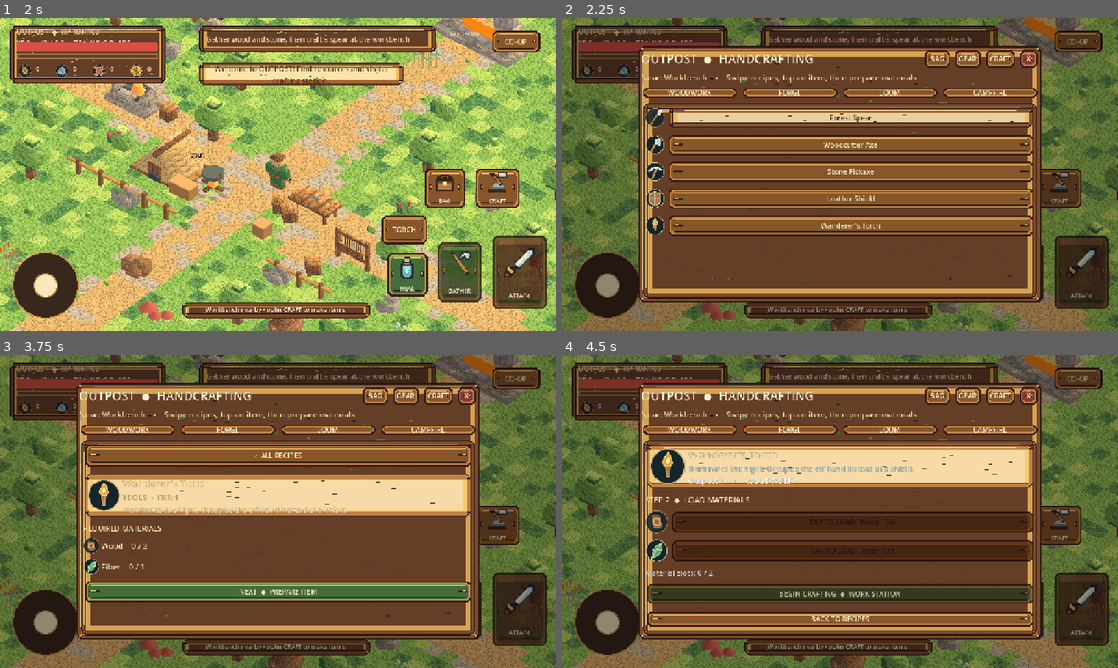
Above: before the commit, frames 1-4 (two rows, left to right).
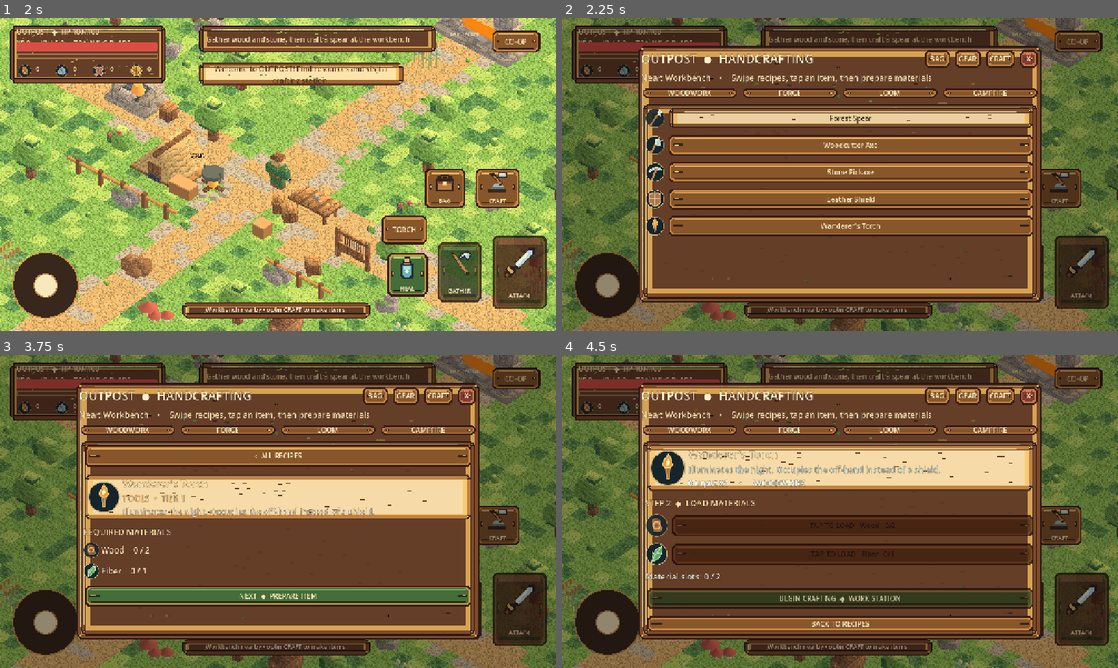
Above: after the commit, the same moments.

Repository: Smurfis/outpost-rpg
Game: Godot game, scene res://scenes/ui/company_splash.tscn
Same seed, same stepped clock (60 frames per second), same inputs: the game is played once before the commit and once after it.
Inputs (mouse positions are in pixels of both pictures, inside the frame that each line leads up to):
- Up to frame 1 (2 s): tap Enter at 0.5 s; move the mouse to (400, 158) at 0.52 s; hold D 0.53-1.25 s; tap E at 0.6 s; click (400, 158) at 0.67 s; tap Space at 0.77, 1.07 s; drag from (166, 190) to (250, 237) at 1.27 s
- Up to frame 2 (2.25 s): move the mouse to (895, 105) at 2.02 s; hold D (outpost_right) from 2.03 s (still down); hold C (outpost_craft) from 2.03 s (still down)
- Up to frame 3 (3.75 s): release D (outpost_right) at 2.75 s; release C (outpost_craft) at 2.75 s; click "CO-OP" at 2.75 s; click "TORCH" at 3.5 s
- Up to frame 4 (4.5 s): click "NEXT ◆ PREPARE ITEM" at 4.25 s

Frame 1 is identical in both runs. In frame 2, 5.9% of the frame differs, in the area x 14-86%, y 11-70%; in frame 3, 9.3%; in frame 4, 17%, in the area x 14-86%, y 11-89%.

Commit message:
ui(phone): improve crafting and inventory label size and contrast on small screens

Diff:
--- a/scripts/menu.gd
+++ b/scripts/menu.gd
@@ -136,9 +136,9 @@
 	label.autowrap_mode = TextServer.AUTOWRAP_WORD_SMART
 	label.size_flags_horizontal = Control.SIZE_EXPAND_FILL
 	label.add_theme_color_override("font_color", tint)
-	label.add_theme_font_size_override("font_size", maxi(17, font_size))
-	label.add_theme_color_override("font_outline_color", Color("231914"))
-	label.add_theme_constant_override("outline_size", 1)
+	label.add_theme_font_size_override("font_size", maxi(19, font_size))
+	label.add_theme_color_override("font_outline_color", Color("1c1117"))
+	label.add_theme_constant_override("outline_size", 2)
 	return label
 
 func _icon(id: String, size: float = 58.0) -> TextureRect:
